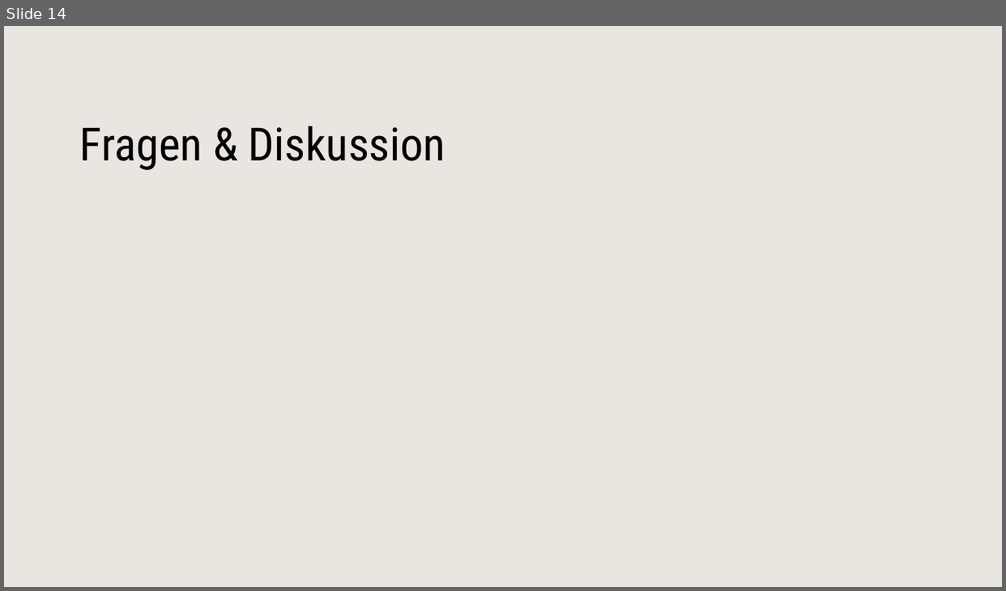
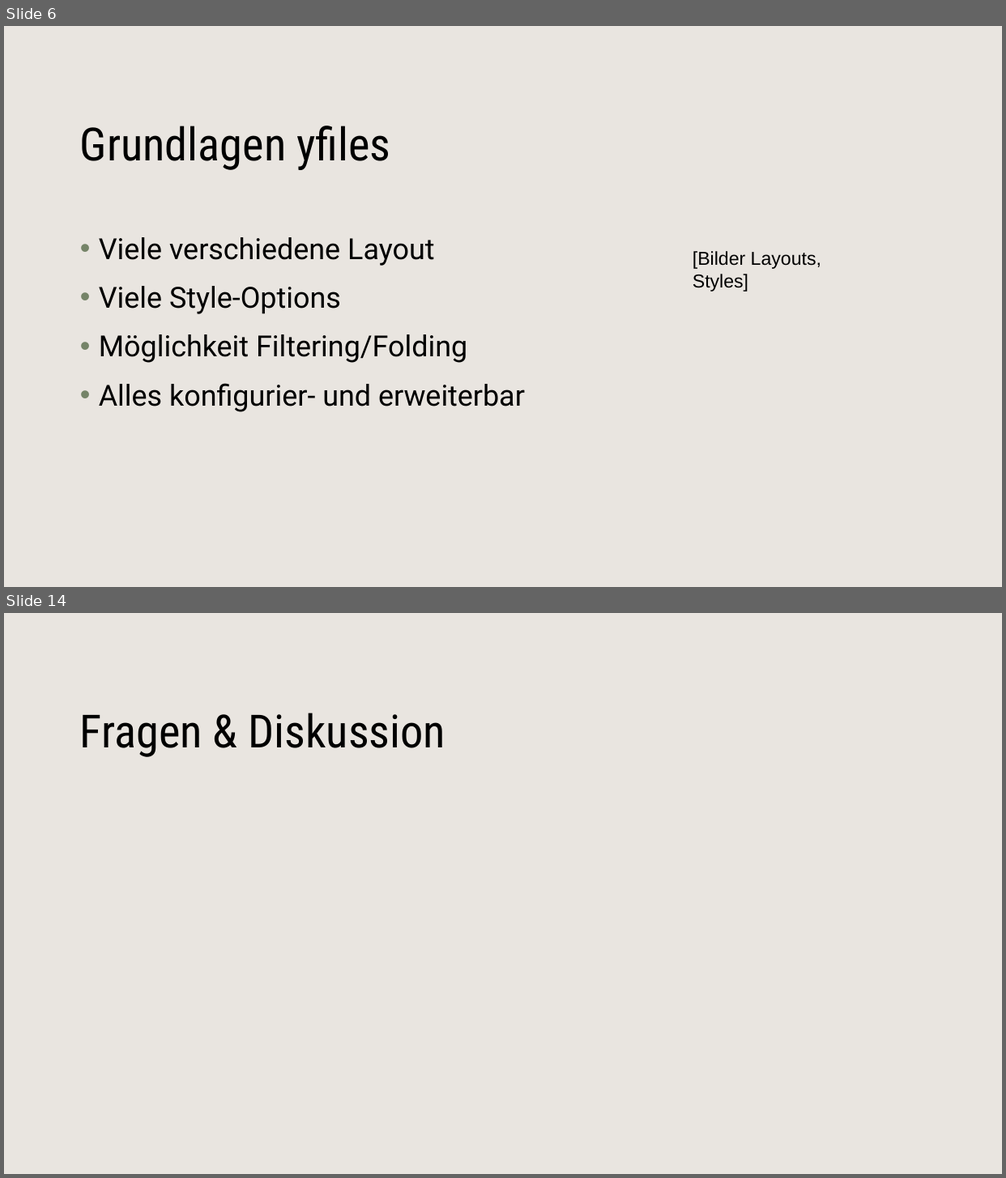
Before and after one commit to ZhRaL/MilitaryIdleGame, a slide deck: Skizzen/verteidigunspräsi.pptx. Shown one above the other, each under a label of ours: slide 14 before the commit, slides 6 and 14 after it; the slides between them are not shown. The pictures are 1006x591 and 1006x1178 pixels, drawn with LibreOffice and Linux fonts; fonts in the diff are those of the drawing; background and template pictures are left out. Boxes give left, top, right and bottom in pixels: in the first picture for what was removed or moved away, otherwise in the second. Text is boxed around its words. In the diff, an @@ line names an element or a change of style, - is before the commit and + after.

```diff
--- a/Skizzen/verteidigunspräsi.pptx
+++ b/Skizzen/verteidigunspräsi.pptx
@@ slide 6 added at (x1=4, y1=26, x2=1002, y2=587), background #FFFFFF; not listed: 1 template element that a slide beside it also shows @@
@@ text added at (x1=80, y1=126, x2=390, y2=170), 44 pt, text #000000 @@
+Grundlagen yfiles
@@ text added at (x1=99, y1=237, x2=525, y2=412), 28 pt, text #000000 @@
+• Viele verschiedene Layout
+• Viele Style-Options
+• Möglichkeit Filtering/Folding
+• Alles konfigurier- und erweiterbar
@@ text added at (x1=692, y1=251, x2=821, y2=292), 18 pt, text #000000 @@
+[Bilder Layouts, Styles]
```
Also in this commit, not shown: 3 slides changed, 9 other slides added, 10 slides removed, 13 other files.
